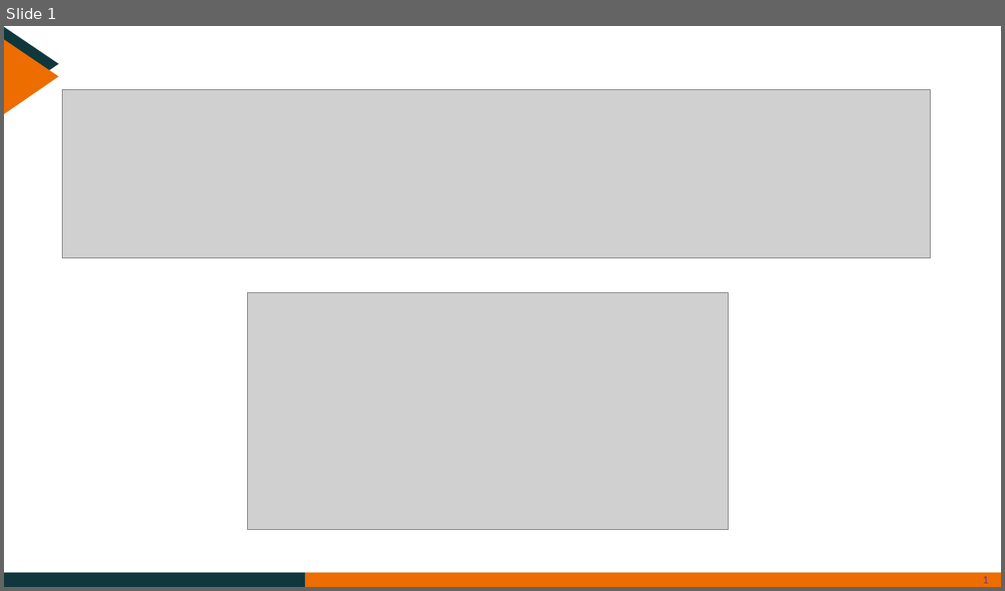
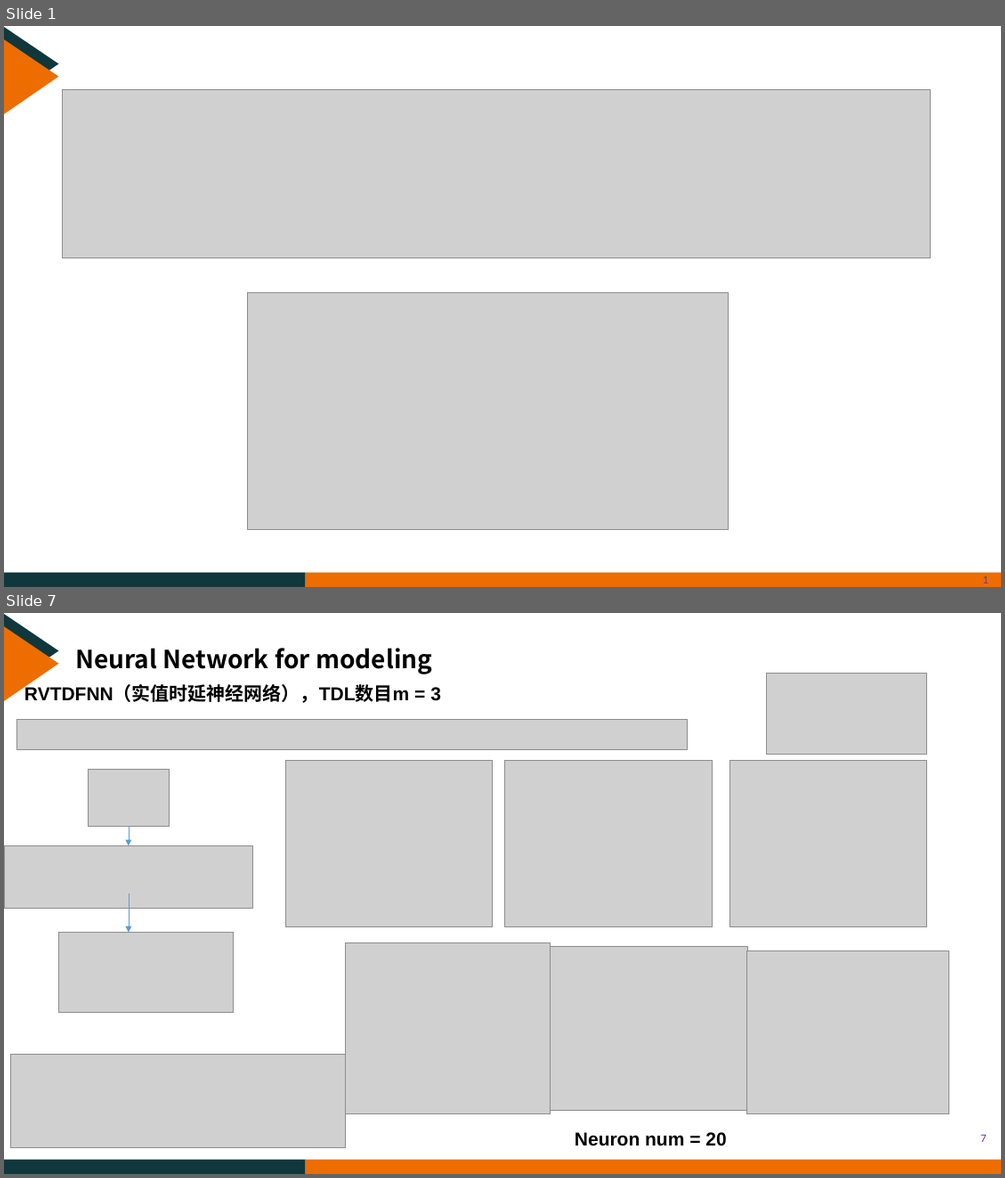
Before and after one commit to CreatorYu/Yu, a slide deck: YXQ.pptx. Shown one above the other, each under a label of ours: slide 1 before the commit, slides 1 and 7 after it; the slides between them are not shown. The pictures are 1005x591 and 1005x1178 pixels, drawn with LibreOffice and Linux fonts; fonts in the diff are those of the drawing; grey boxes stand for pictures; background and template pictures are left out. Boxes give left, top, right and bottom in pixels: in the first picture for what was removed or moved away, otherwise in the second. Text is boxed around its words. In the diff, an @@ line names an element or a change of style, - is before the commit and + after.

```diff
--- a/YXQ.pptx
+++ b/YXQ.pptx
@@ slide 7 added at bbox=[4, 613, 1001, 1174], background #FFFFFF; not listed: 4 template elements that a slide beside it also shows @@
@@ text added at bbox=[75, 648, 432, 674], 24 pt, text #000000, bold @@
+Neural Network for modeling
@@ text added at bbox=[24, 685, 441, 703], 18 pt, text #000000, bold @@
+RVTDFNN（实值时延神经网络），TDL数目m = 3
@@ picture added at bbox=[767, 673, 928, 754] @@
@@ picture added at bbox=[17, 719, 688, 750] @@
@@ picture added at bbox=[88, 769, 169, 826] @@
@@ picture added at bbox=[286, 761, 493, 927] @@
@@ picture added at bbox=[505, 761, 712, 927] @@
@@ picture added at bbox=[730, 761, 928, 927] @@
@@ arrow added from (129, 826) to (129, 845), #5B9BD5 0.5 pt @@
@@ picture added at bbox=[4, 845, 253, 908] @@
@@ arrow added from (129, 893) to (129, 933), #5B9BD5 0.5 pt @@
@@ picture added at bbox=[58, 933, 234, 1013] @@
@@ picture added at bbox=[346, 943, 550, 1114] @@
@@ picture added at bbox=[550, 946, 748, 1111] @@
@@ picture added at bbox=[746, 951, 949, 1114] @@
@@ picture added at bbox=[11, 1054, 345, 1147] @@
@@ text added at bbox=[574, 1132, 726, 1146], 18 pt, text #000000, bold @@
+Neuron num = 20
@@ page number added at bbox=[980, 1134, 986, 1142], 11 pt, text #7030A0 @@
+7
```
Also in this commit, not shown: 3 slides changed, 12 other slides added, 20 slides removed, 1 other file.
